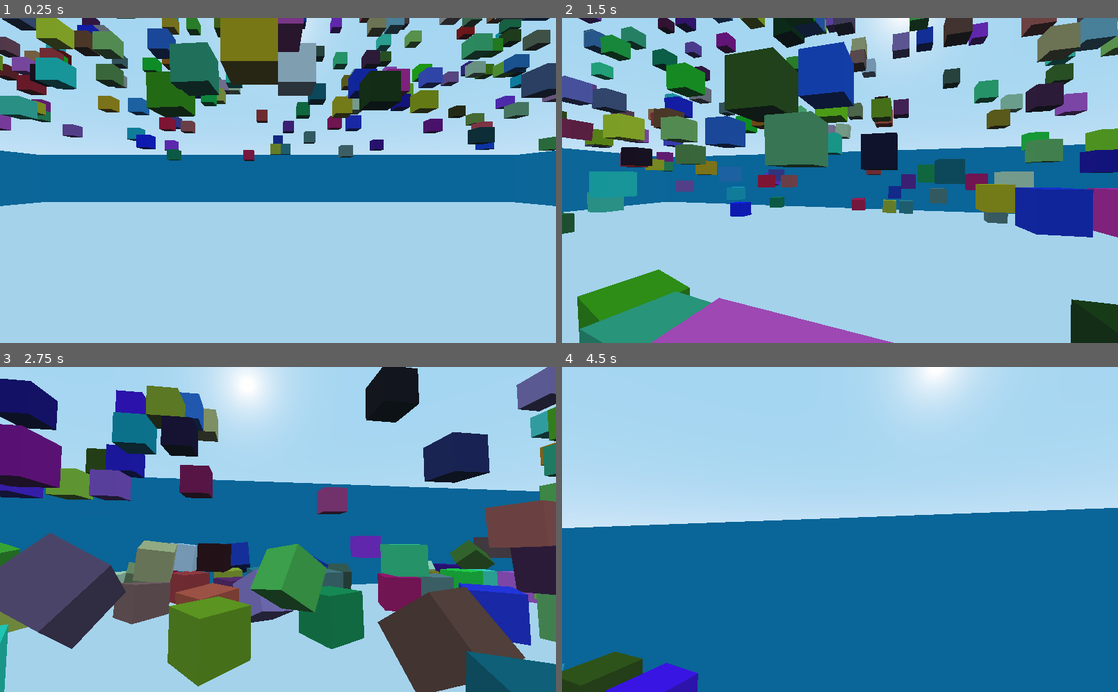
Above: before the commit, frames 1-4 (two rows, left to right).
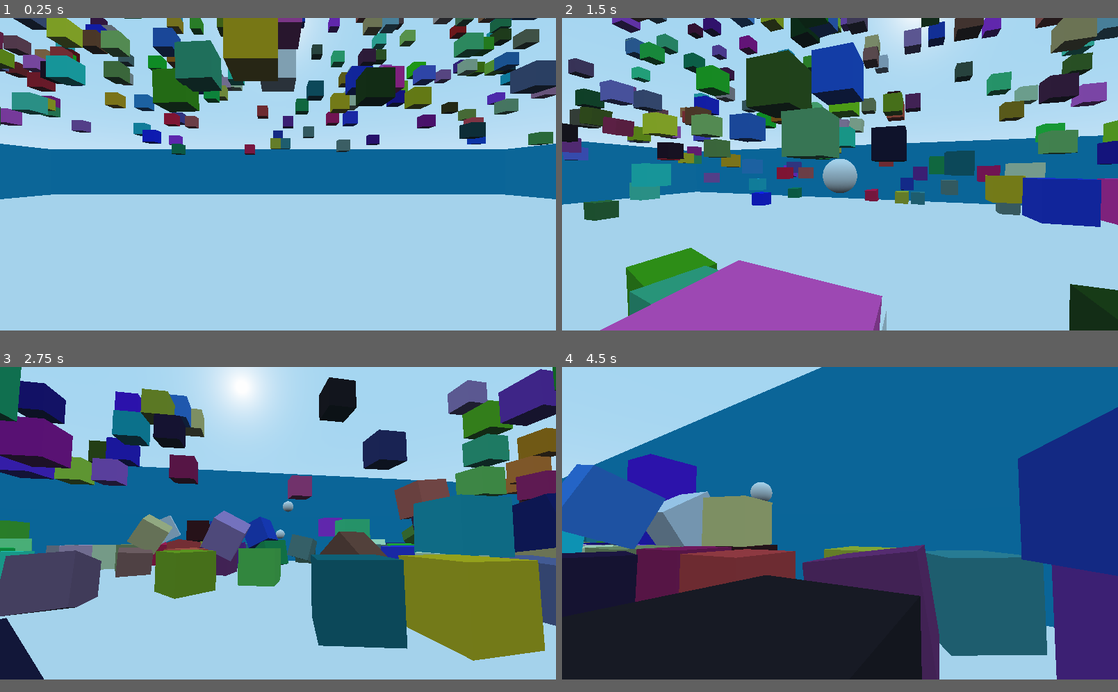
Above: after the commit, the same moments.

Repository: 201flaviosilva-labs/Et-Cetera
Game: Godot game, scene res://Main.tscn
Two runs of this game, one before a commit and one after it. Both use one fixed random seed, a clock stepped at 60 frames per second and the inputs below.
Inputs (mouse positions are in pixels of both pictures, inside the frame that each line leads up to):
- Up to frame 1 (0.25 s): no input
- Up to frame 2 (1.5 s): move the mouse to (867, 180) at 0.52 s; hold W (move_forward) from 0.53 s (still down); click (867, 180) at 0.6 s; tap Space (jump) at 0.77 s; move the mouse to (812, 180) at 1.27 s; click (812, 180) at 1.35 s
- Up to frame 3 (2.75 s): keep holding W (move_forward); tap Space (jump) at 1.52 s; move the mouse to (289, 523) at 2.02 s; hold Shift (run) from 2.03 s (still down); click (289, 523) at 2.3 s
- Up to frame 4 (4.5 s): keep holding W (move_forward); move the mouse to (834, 536) at 2.77 s; release Shift (run) at 2.78 s; click (834, 536) at 2.85 s; tap Space (jump) at 3.02, 3.77 s; move the mouse to (878, 532) at 3.52 s; click (878, 532) at 3.6 s; move the mouse to (795, 526) at 4.27 s; tap Shift (run) at 4.35 s
In our replay, the window is 800x468 before the commit and 800x450 after it. These sizes can differ from the game's own. Grey fills any space a smaller window leaves; there, only what the larger window draws over its background counts as a difference.

The runs differ from the first frame. In frame 1, 18% of the frame differs, in the area x 0-100%, y 0-58%; in frame 2, 44%; in frame 3, 55%; in frame 4, 83%, in the area x 0-100%, y 0-100%.

Commit message:
player shoot

Diff:
--- /dev/null
+++ b/Project/Bullet.tscn
@@ -0,0 +1,18 @@
+[gd_scene load_steps=4 format=2]
+
+[ext_resource path="res://Crate.gd" type="Script" id=1]
+
+[sub_resource type="SphereMesh" id=1]
+
+[sub_resource type="SphereShape" id=2]
+
+[node name="Bullet" type="RigidBody" groups=["bouce_object"]]
+script = ExtResource( 1 )
+
+[node name="MeshInstance" type="MeshInstance" parent="."]
+transform = Transform( 0.5, 0, 0, 0, 0.5, 0, 0, 0, 0.5, 0, 0, 0 )
+mesh = SubResource( 1 )
+
+[node name="CollisionShape" type="CollisionShape" parent="."]
+transform = Transform( 0.5, 0, 0, 0, 0.5, 0, 0, 0, 0.5, 0, 0, 0 )
+shape = SubResource( 2 )
--- a/Project/Crate.gd
+++ b/Project/Crate.gd
@@ -2,7 +2,7 @@
 
 onready var MESH: MeshInstance = $MeshInstance
 
-func _start(color: Color):
+func change_color(color: Color):
 	var newMaterial = SpatialMaterial.new()
 	newMaterial.albedo_color = color
 	MESH.material_override = newMaterial
--- a/Project/Crate.tscn
+++ b/Project/Crate.tscn
@@ -9,7 +9,7 @@
 
 [sub_resource type="BoxShape" id=2]
 
-[node name="Crate" type="RigidBody" groups=["crate"]]
+[node name="Crate" type="RigidBody" groups=["bouce_object"]]
 script = ExtResource( 1 )
 __meta__ = {
 "_edit_group_": true
--- a/Project/Main.gd
+++ b/Project/Main.gd
@@ -15,6 +15,6 @@
 	var z = rng.randi_range(-49, 49)
 	var color := Color(rng.randf(),rng.randf(),rng.randf())
 	new_crate.translate(Vector3(x,y,z))
-	new_crate.call_deferred("_start", color)
+	new_crate.call_deferred("change_color", color)
 	add_child(new_crate)
 	pass
--- a/Project/Main.tscn
+++ b/Project/Main.tscn
@@ -15,7 +15,7 @@
 transform = Transform( 1, 0, 0, 0, 1, 0, 0, 0, 1, 0, 4, 0 )
 
 [node name="Crate" parent="." instance=ExtResource( 1 )]
-transform = Transform( 1, 0, 0, 0, 1, 0, 0, 0, 1, 1, 11, -14 )
+transform = Transform( 1, 0, 0, 0, 1, 0, 0, 0, 1, 0, 11, -14 )
 
 [node name="Walls" type="Spatial" parent="."]
 
--- a/Project/Player.gd
+++ b/Project/Player.gd
@@ -9,6 +9,7 @@
 var velocity: Vector3 = Vector3.ZERO
 var is_jumping: bool = false
 
+onready var bullet: PackedScene = preload("res://Bullet.tscn")
 onready var CAMERA: Camera = $Camera
 
 func _ready() -> void:
@@ -16,6 +17,11 @@
 	pass
 
 func _process(delta: float) -> void:
+	_input_move()
+	_input_shoot()
+	pass
+
+func _input_move() -> void:
 	var input = Vector3.ZERO
 	var speed = NORMAL_SPEED
 
@@ -38,18 +44,27 @@
 	velocity.z = input.z
 	pass
 
+func _input_shoot() -> void:
+	if Input.is_action_pressed("shoot"):
+		var new_bullet = bullet.instance()
+		get_tree().root.add_child(new_bullet)
+		new_bullet.global_translation = $gun.global_translation
+		var direction = ($bullet_direction.global_translation - $gun.global_translation).normalized()
+		new_bullet.apply_central_impulse(direction * 100)
+		pass
+	pass
+
 func _physics_process(delta: float) -> void:
 	velocity += GRAVITY * delta
 
 	var snap_vector = Vector3.DOWN if not is_jumping else Vector3.ZERO
 
-	velocity = move_and_slide_with_snap(velocity, snap_vector, Vector3.UP, true, 10, deg2rad(70), false)
+	velocity = move_and_slide_with_snap(velocity, snap_vector, Vector3.UP, true, 10, deg2rad(70), true)
 
 	for index in get_slide_count():
 		var collision = get_slide_collision(index)
-		if collision.collider.is_in_group("crate"):
+		if collision.collider.is_in_group("bouce_object"):
 			collision.collider.apply_central_impulse(-collision.normal * inertia)
-
 	pass
 
 func _unhandled_input(event: InputEvent) -> void:
--- a/Project/Player.tscn
+++ b/Project/Player.tscn
@@ -21,5 +21,11 @@
 shape = SubResource( 2 )
 
 [node name="Camera" type="Camera" parent="."]
-transform = Transform( 1, 0, 0, 0, 1, 0, 0, 0, 1, 0, 1.11079, -0.930673 )
+transform = Transform( 1, 0, 0, 0, 1, 0, 0, 0, 1, 0, 1, -0.821861 )
 current = true
+
+[node name="gun" type="Position3D" parent="."]
+transform = Transform( 1, 0, 0, 0, 1, 0, 0, 0, 1, 0, 0.8, -3 )
+
+[node name="bullet_direction" type="Position3D" parent="."]
+transform = Transform( 1, 0, 0, 0, 1, 0, 0, 0, 1, 0, 0.8, -4 )
--- a/Project/project.godot
+++ b/Project/project.godot
@@ -17,6 +17,11 @@
 config/name="Et Cetera"
 run/main_scene="res://Main.tscn"
 config/icon="res://icon.png"
+
+[display]
+
+window/size/width=1280
+window/size/height=720
 
 [input]
 
@@ -60,6 +65,11 @@
 "events": [ Object(InputEventMouseButton,"resource_local_to_scene":false,"resource_name":"","device":0,"alt":false,"shi …(212 unchanged characters)…
  ]
 }
+shoot={
+"deadzone": 0.5,
+"events": [ Object(InputEventMouseButton,"resource_local_to_scene":false,"resource_name":"","device":0,"alt":false,"shift":false,"control":false,"meta":false,"command":false,"button_mask":0,"position":Vector2( 0, 0 ),"global_position":Vector2( 0, 0 ),"factor":1.0,"button_index":1,"pressed":false,"doubleclick":false,"script":null)
+ ]
+}
 
 [mono]
 
